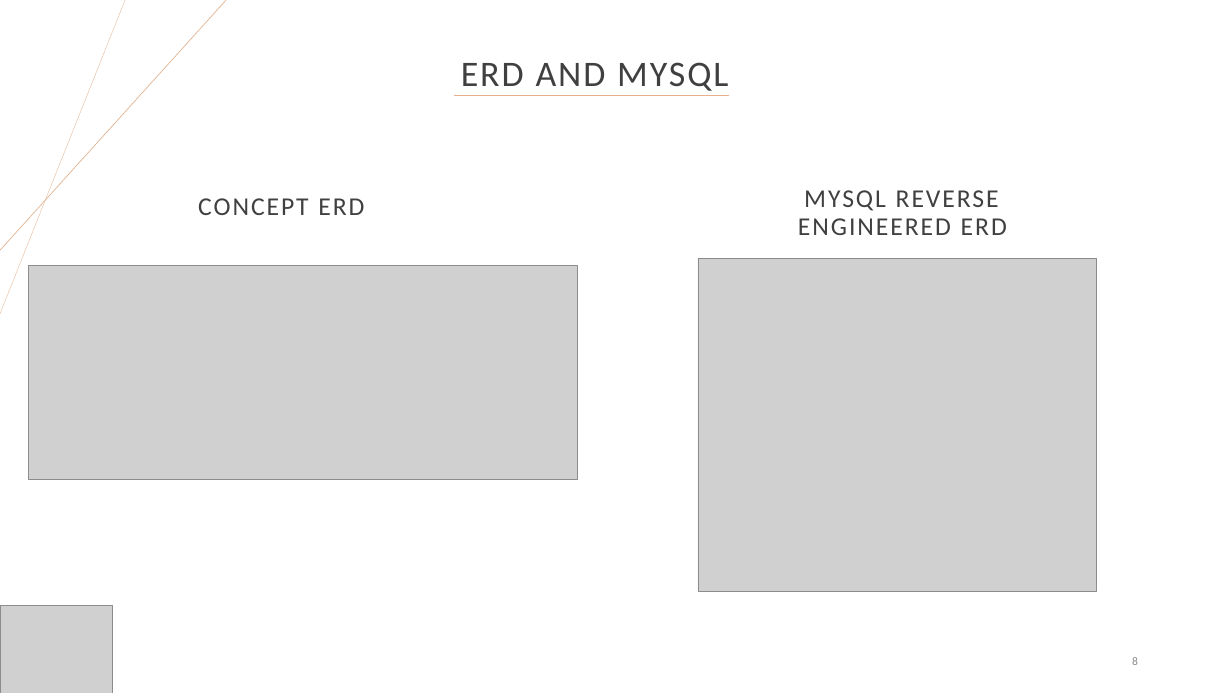
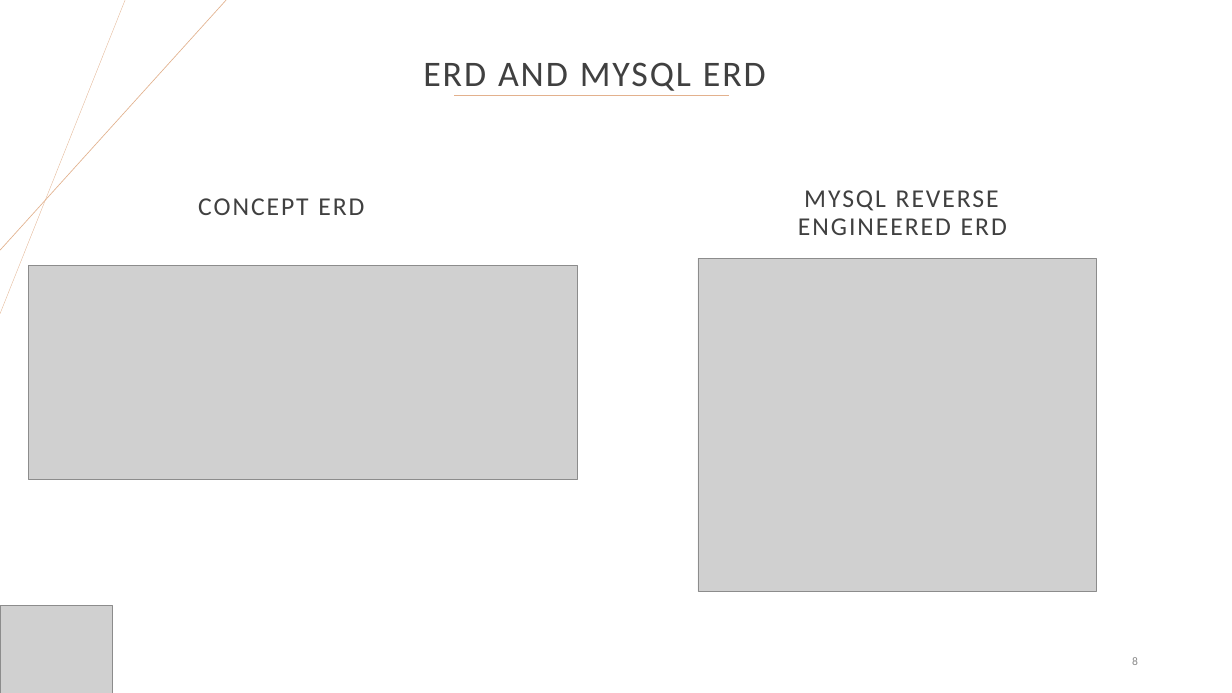
Before and after one commit to CSCairney/IMS-Project, a slide deck: slide 8 of Documentation/IMS-Project-Presentation-ByCharlesCairney.pptx. Drawn at 1232x693 pixels with LibreOffice and Linux fonts; fonts in the diff are those of the drawing; grey boxes stand for pictures. Boxes give left, top, right and bottom in pixels: in the first picture for what was removed or moved away, otherwise in the second. Text is boxed around its words. In the diff, an @@ line names an element or a change of style, - is before the commit and + after.

```diff
--- a/Documentation/IMS-Project-Presentation-ByCharlesCairney.pptx
+++ b/Documentation/IMS-Project-Presentation-ByCharlesCairney.pptx
@@ title at [423,62,766,91]: text changed @@
-ERD AND MYSQL
+ERD AND MYSQL ERD
```
Also in this commit, not shown: 1 other slide changed, 1 slide added.
